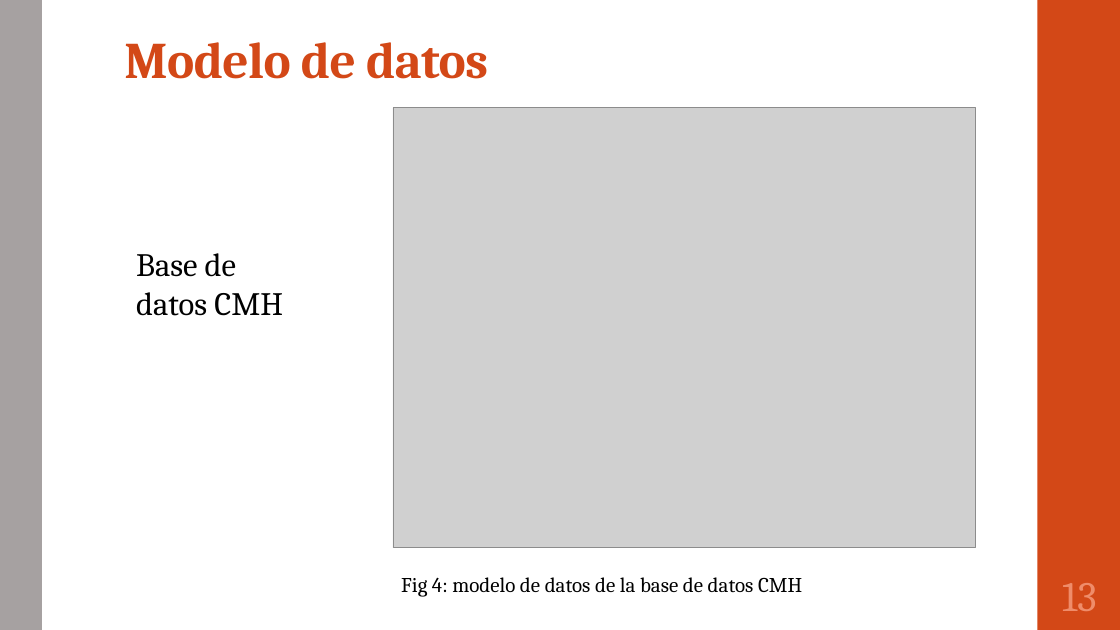
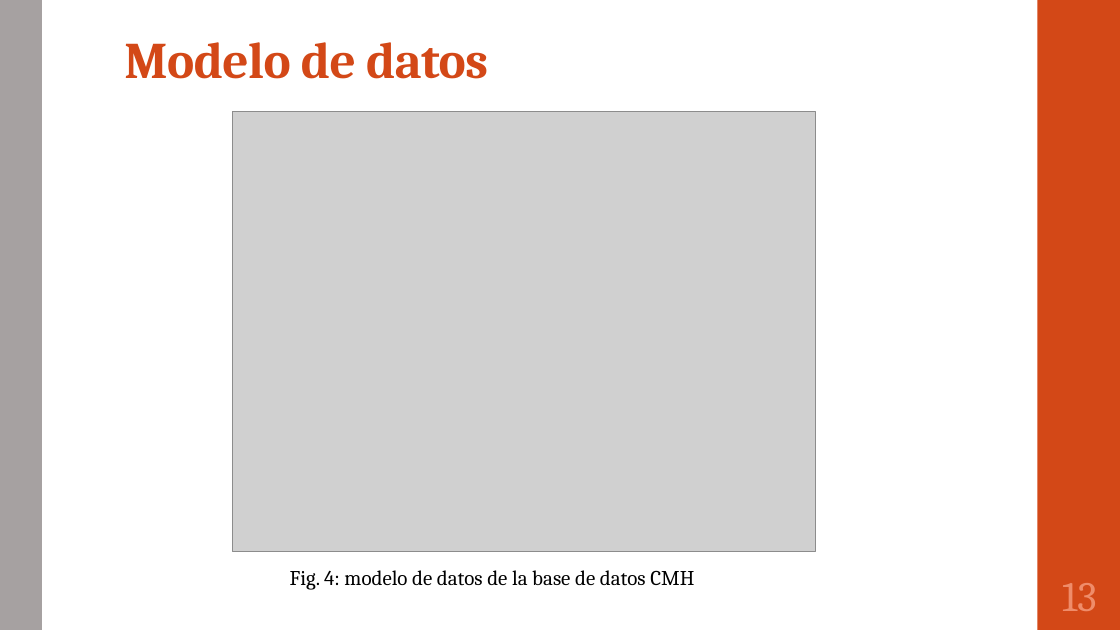
Before and after one commit to portafolio2016/hipocrates, a slide deck: slide 14 of presentación lunes 24 octubre 2016.pptx. Drawn at 1120x630 pixels with LibreOffice and Linux fonts; fonts in the diff are those of the drawing; grey boxes stand for pictures. Boxes give left, top, right and bottom in pixels: in the first picture for what was removed or moved away, otherwise in the second. Text is boxed around its words. In the diff, an @@ line names an element or a change of style, - is before the commit and + after.

Commit message:
Correcciones ortográficas y de layout

```diff
--- a/presentación lunes 24 octubre 2016.pptx
+++ b/presentación lunes 24 octubre 2016.pptx
@@ picture: place and size @@
-picture at [393, 108, 976, 548]
+picture at [233, 112, 816, 552]
@@ text removed at [136, 253, 283, 316] @@
-Base de datos CMH
@@ text at [290, 570, 694, 590]: text changed @@
-Fig 4: modelo de datos de la base de datos CMH
+Fig. 4: modelo de datos de la base de datos CMH
```
Also in this commit, not shown: 12 other slides changed.
